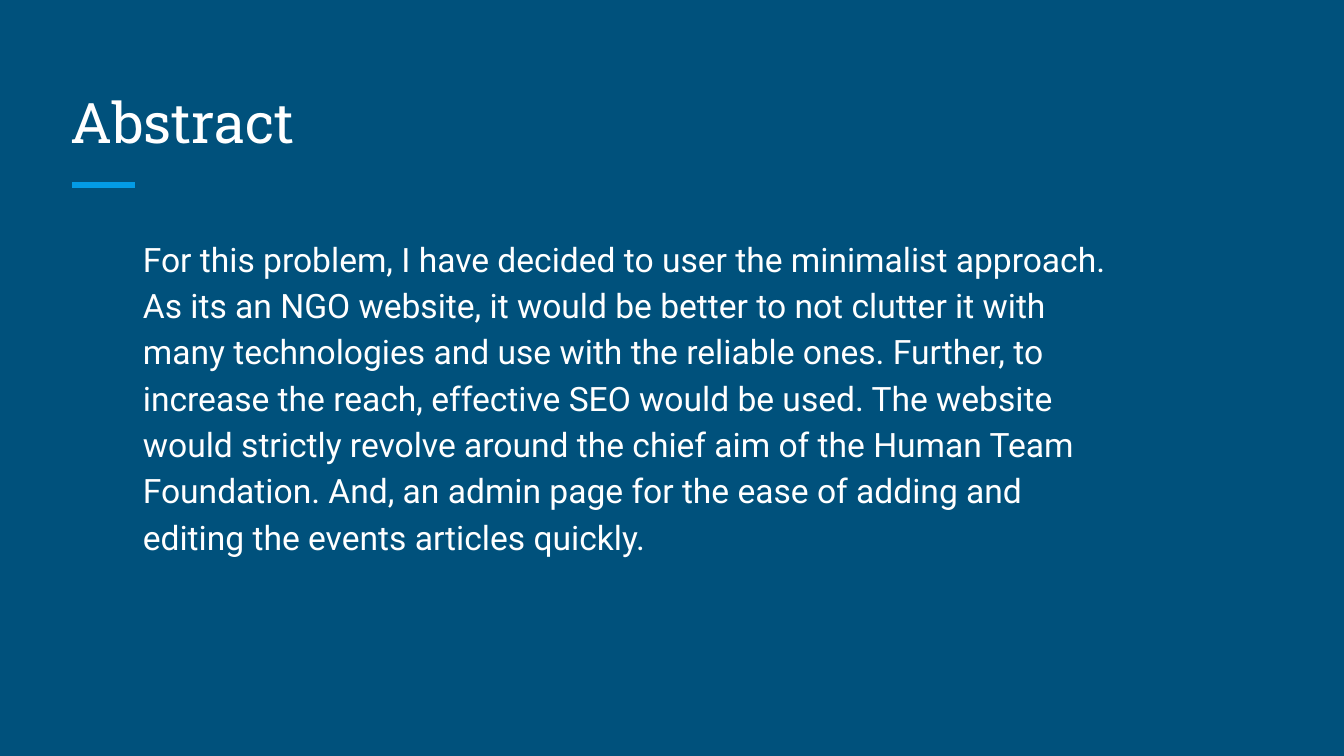
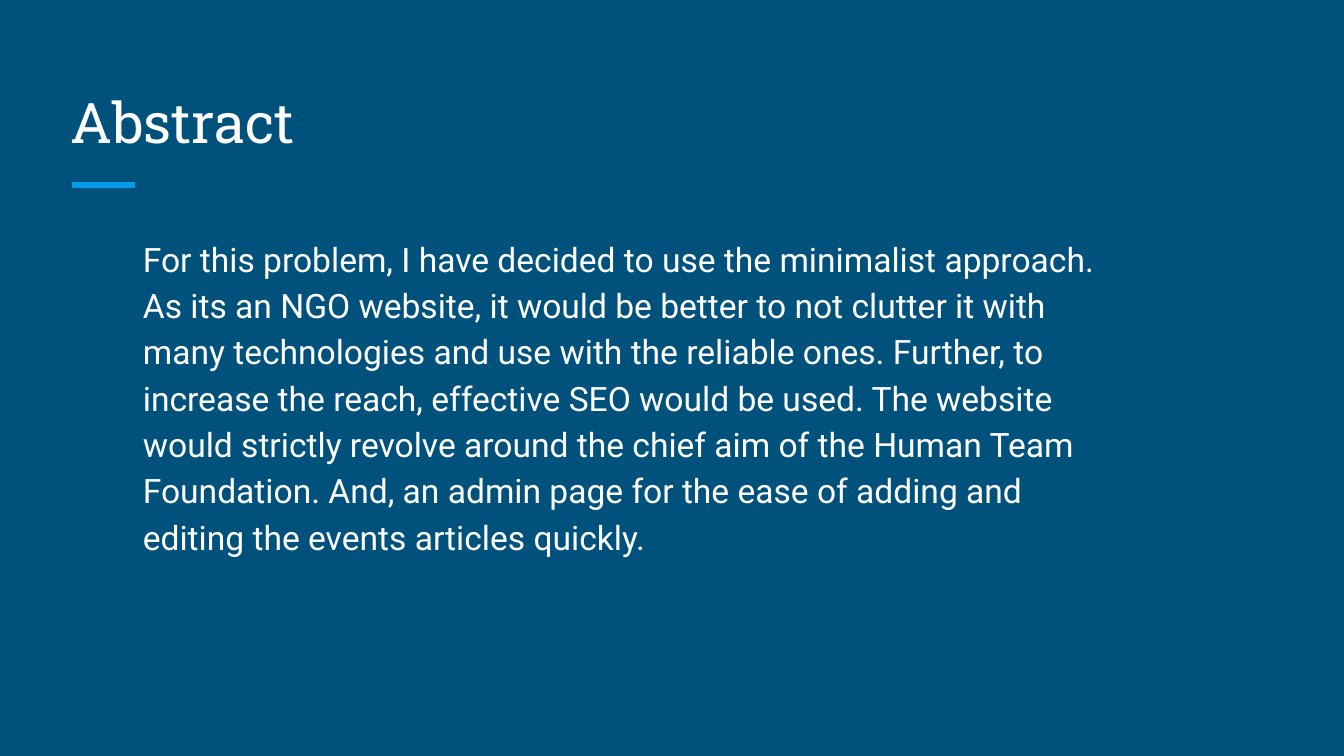
Before and after one commit to bhaveshlohana/humanteamwebsite, a slide deck: slide 2 of 112_Bhavesh Lohana_abstract.pptx. Drawn at 1344x756 pixels with LibreOffice and Linux fonts; fonts in the diff are those of the drawing; background and template pictures are left out. Boxes give left, top, right and bottom in pixels: in the first picture for what was removed or moved away, otherwise in the second. Text is boxed around its words. In the diff, an @@ line names an element or a change of style, - is before the commit and + after.

```diff
--- a/112_Bhavesh Lohana_abstract.pptx
+++ b/112_Bhavesh Lohana_abstract.pptx
@@ text at (x1=143, y1=246, x2=1094, y2=557): text changed @@
-For this problem, I have decided to user the minimalist approach. As its an NGO website, it would be better to not clutter it with many technologies and use with the reliable ones. Further, to increase the reach, effective SEO would be used. The website would strictly revolve around the chief aim of the Human Team Foundation. And, an admin page for the ease of adding and editing the events articles quickly.
+For this problem, I have decided to use the minimalist approach. As its an NGO website, it would be better to not clutter it with many technologies and use with the reliable ones. Further, to increase the reach, effective SEO would be used. The website would strictly revolve around the chief aim of the Human Team Foundation. And, an admin page for the ease of adding and editing the events articles quickly.
```
Also in this commit, not shown: 2 other slides changed, 2 slides added, 10 other files.
